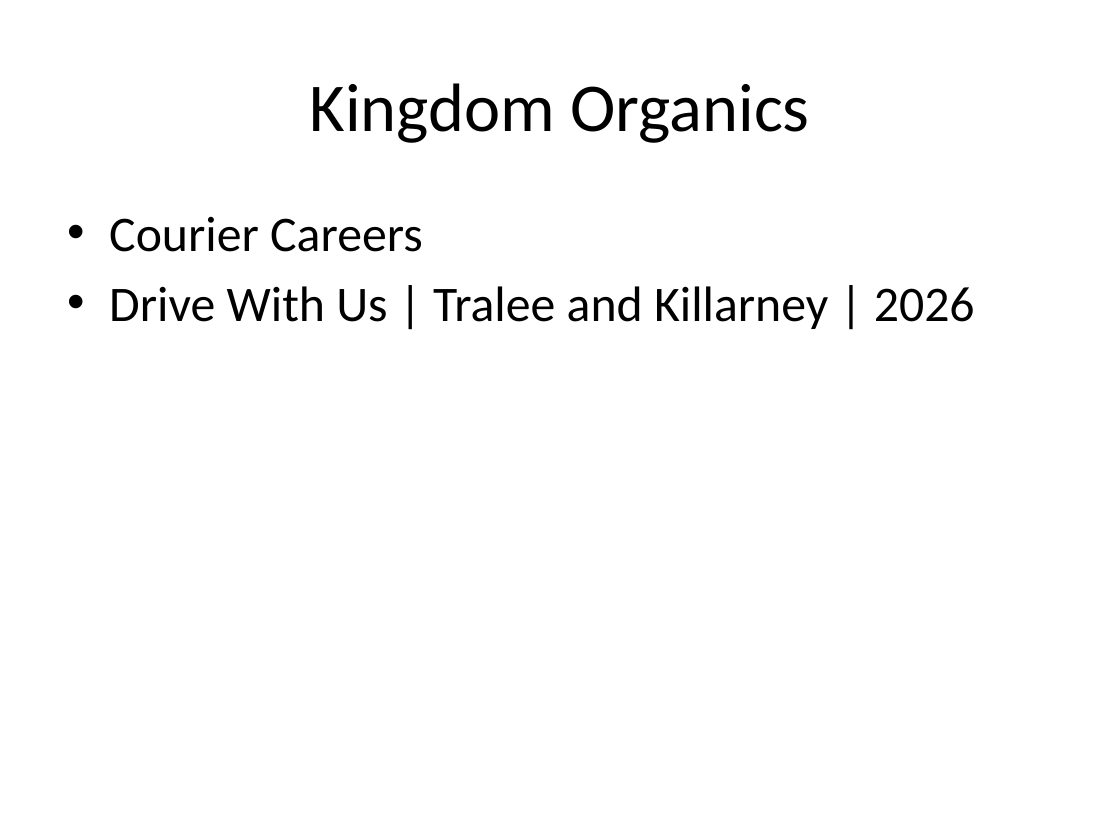
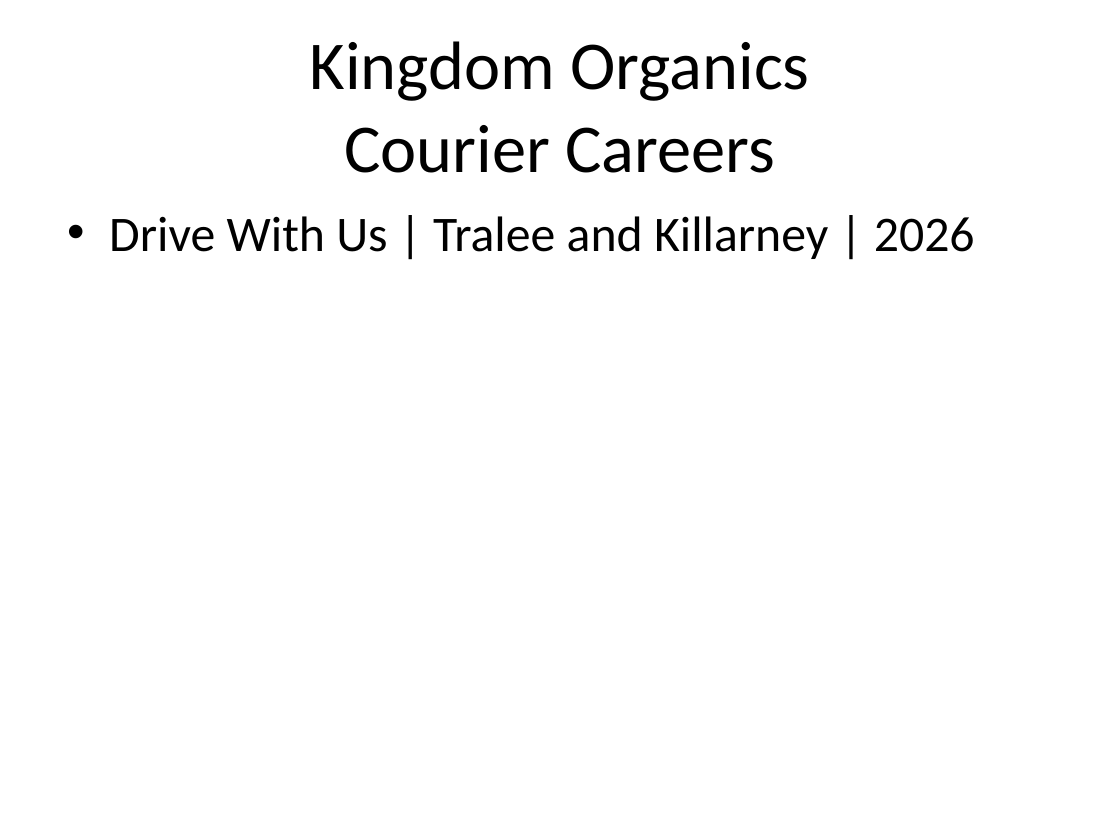
Before and after one commit to mazinzein5-netizen/kog-patch, a slide deck: slide 1 of docs/KOG-COURIER-CAREERS-ELECTRIC-FLEET-2026-10-09.pptx. Drawn at 1120x840 pixels with LibreOffice and Linux fonts; fonts in the diff are those of the drawing. Boxes give left, top, right and bottom in pixels: in the first picture for what was removed or moved away, otherwise in the second. Text is boxed around its words. In the diff, an @@ line names an element or a change of style, - is before the commit and + after.

```diff
--- a/docs/KOG-COURIER-CAREERS-ELECTRIC-FLEET-2026-10-09.pptx
+++ b/docs/KOG-COURIER-CAREERS-ELECTRIC-FLEET-2026-10-09.pptx
@@ title at (344, 125, 775, 173): paragraph added @@
+Courier Careers
@@ text at (109, 216, 423, 252): paragraph removed @@
-• Courier Careers
```
Also in this commit, not shown: 2 other slides changed.
